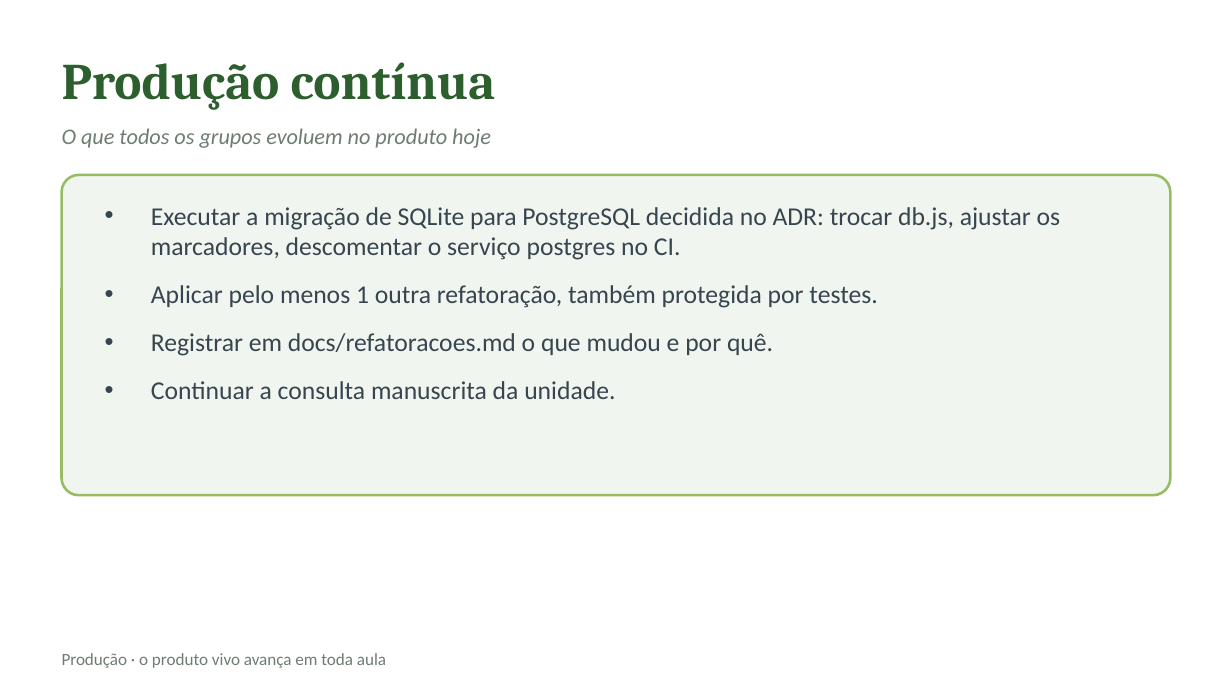
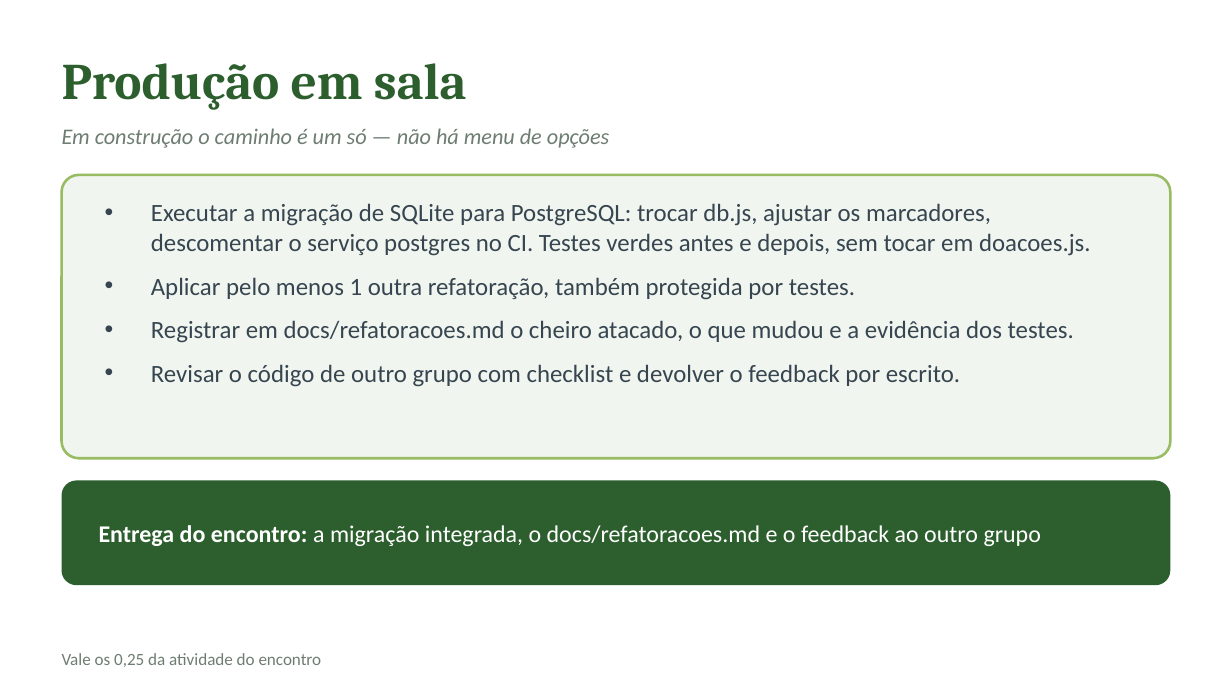
Before and after one commit to CatolicaSC-EngSoft/g1126-analise-projeto-desenvolvimento-agil-alunos, a slide deck: slide 13 of slides/aula-13-revisao-de-codigo.pptx. Drawn at 1232x693 pixels with LibreOffice and Linux fonts; fonts in the diff are those of the drawing. Boxes give left, top, right and bottom in pixels: in the first picture for what was removed or moved away, otherwise in the second. Text is boxed around its words. In the diff, an @@ line names an element or a change of style, - is before the commit and + after.

Commit message:
Unidade 3: produção em sala sem menu; modelos de docs do Trabalho 3

```diff
--- a/slides/aula-13-revisao-de-codigo.pptx
+++ b/slides/aula-13-revisao-de-codigo.pptx
@@ text at (62, 63, 467, 110): text changed @@
-Produção contínua
+Produção em sala
@@ text at (62, 128, 609, 148): text changed @@
-O que todos os grupos evoluem no produto hoje
+Em construção o caminho é um só — não há menu de opções
@@ rounded rectangle: place and size @@
-rounded rectangle at (62, 175, 1170, 495)
+rounded rectangle at (62, 175, 1170, 458)
@@ rounded rectangle at (62, 175, 1170, 458): proportions changed @@
@@ text at (151, 203, 1091, 256): text changed; size 15 to 14.5 pt @@
-• Executar a migração de SQLite para PostgreSQL decidida no ADR: trocar db.js, ajustar os marcadores, descomentar o serviço postgres no CI.
+• Executar a migração de SQLite para PostgreSQL: trocar db.js, ajustar os marcadores, descomentar o serviço postgres no CI. Testes verdes antes e depois, sem tocar em doacoes.js.
@@ text at (151, 277, 855, 300): size 15 to 14.5 pt in "Aplicar pelo menos 1 outra refatoração, também ..."; less space between paragraphs @@
@@ text at (151, 320, 1074, 387): text changed; size 15 to 14.5 pt @@
-• Registrar em docs/refatoracoes.md o que mudou e por quê.
-• Continuar a consulta manuscrita da unidade.
+• Registrar em docs/refatoracoes.md o cheiro atacado, o que mudou e a evidência dos testes.
+• Revisar o código de outro grupo com checklist e devolver o feedback por escrito.
@@ rounded rectangle added at (62, 480, 1170, 585), fill #2C5F2D @@
@@ text added at (99, 525, 1041, 546), 14 pt, text #FFFFFF @@
+Entrega do encontro: a migração integrada, o docs/refatoracoes.md e o feedback ao outro grupo
@@ text at (62, 653, 322, 667): text changed @@
-Produção · o produto vivo avança em toda aula
+Vale os 0,25 da atividade do encontro
```
Also in this commit, not shown: 1 slide removed, 12 other files.
